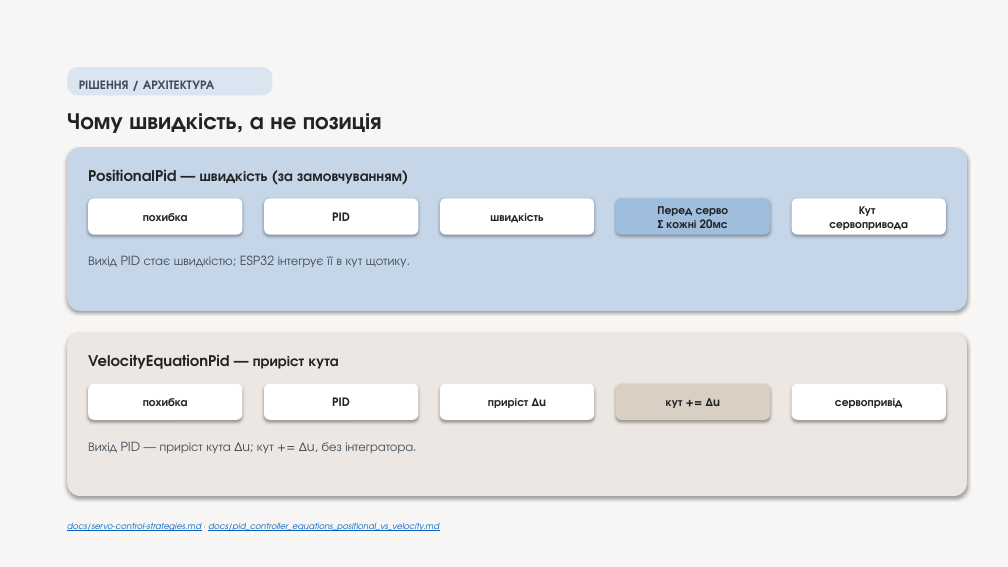
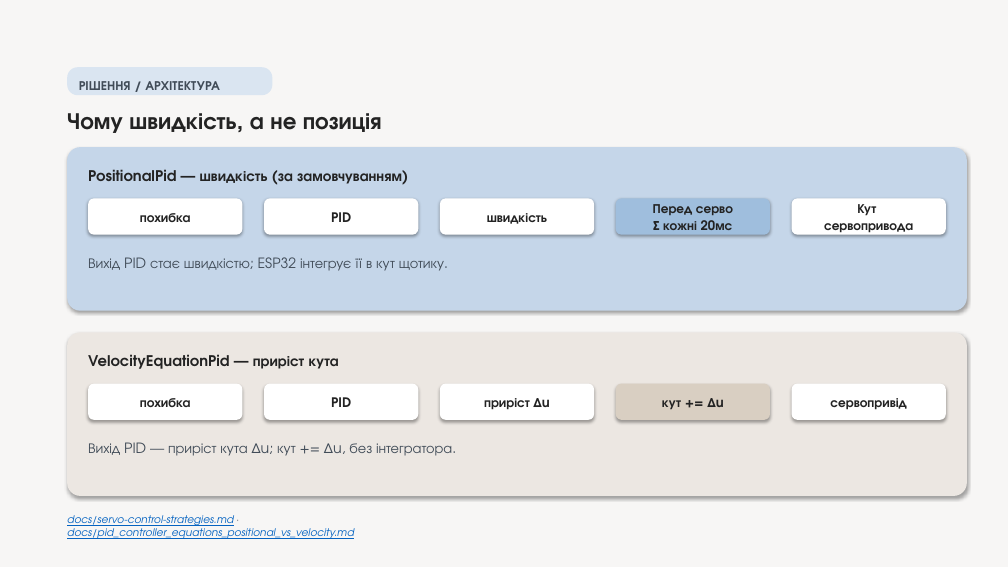
Before and after one commit to melnikvitaly/workshops, a slide deck: slide 4 of workshop-7-final_project/docs/assestment/presentation/Laser Gimbal with Camera Tracking on ESP32-S3.pptx. Drawn at 1008x567 pixels with LibreOffice and Linux fonts; fonts in the diff are those of the drawing; background and template pictures are left out. Boxes give left, top, right and bottom in pixels: in the first picture for what was removed or moved away, otherwise in the second. Text is boxed around its words. In the diff, an @@ line names an element or a change of style, - is before the commit and + after.

```diff
--- a/workshop-7-final_project/docs/assestment/presentation/Laser Gimbal with Camera Tracking on ESP32-S3.pptx
+++ b/workshop-7-final_project/docs/assestment/presentation/Laser Gimbal with Camera Tracking on ESP32-S3.pptx
@@ text "РІШЕННЯ / АРХІТЕКТУРА" at (79,81,220,90): size 12 to 12.5 pt @@
@@ text "Вихід PID стає швидкістю; ESP32 ..." at (88,257,444,271): size 12 to 13.5 pt @@
@@ size 11 to 12.5 pt in 10 elements at (88,198,243,234), (264,198,418,234), (440,198,594,234), (616,198,771,234), (792,198,946,234), (88,383,243,420), (264,383,418,420), (440,383,594,420), (616,383,771,420), (792,383,946,420) @@
@@ text "Вихід PID — приріст кута ..." at (88,442,452,456): size 12 to 13.5 pt @@
@@ text "docs/servo-control-strategies.md · docs/pid_controller_equat ..." at (67,515,354,539): size 8 to 10 pt @@
```
Also in this commit, not shown: 12 other slides changed, 1 other file.
